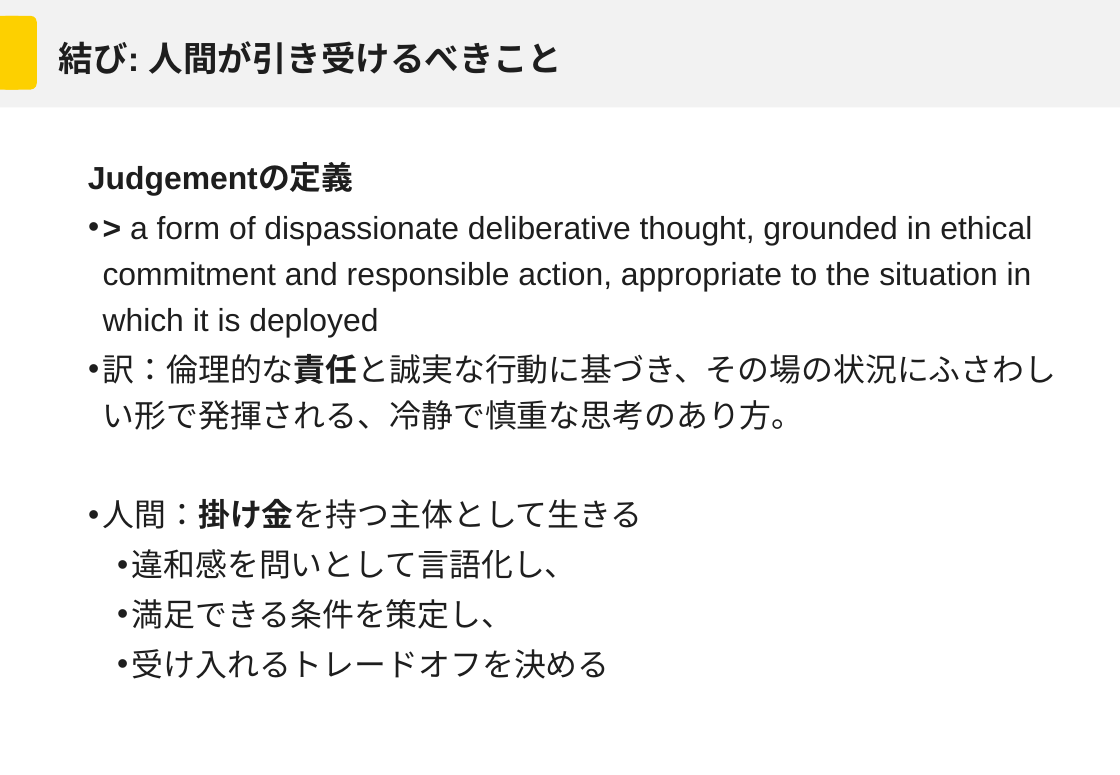
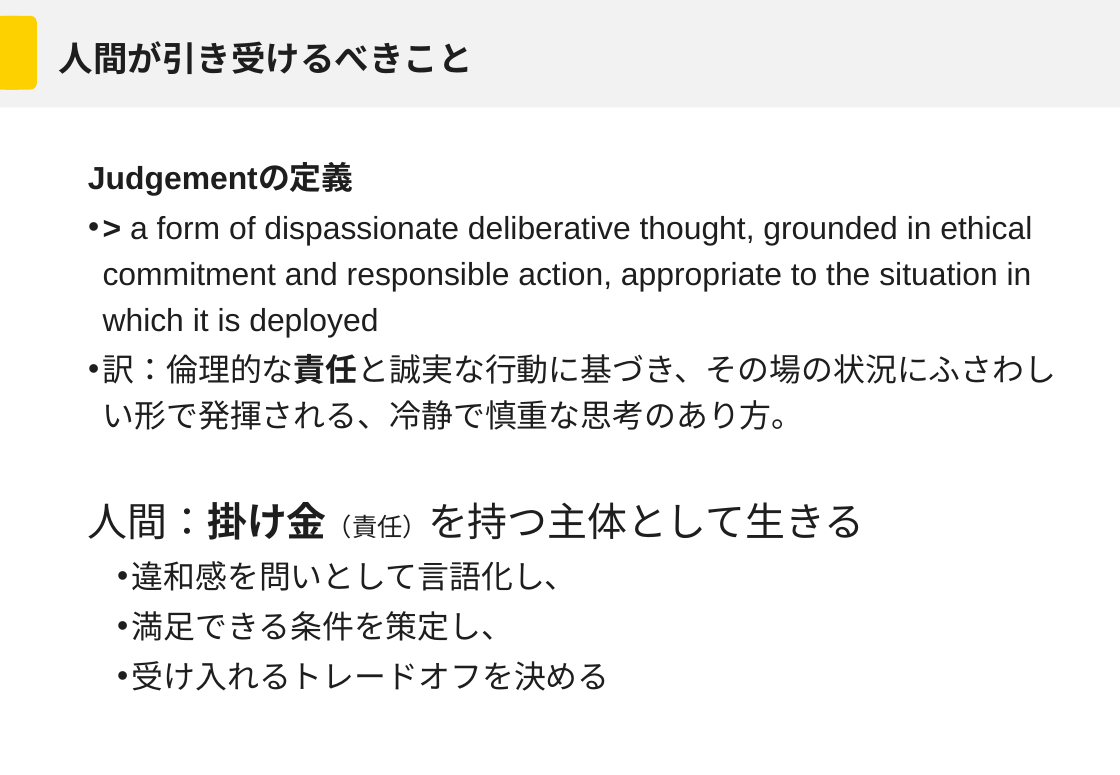
Before and after one commit to Mori-Taiki/Presentation, a slide deck: slide 36 of TechMeeting202604/techmeeting20260406.pptx (slide 34 before the commit). Drawn at 1120x775 pixels with LibreOffice and Linux fonts; fonts in the diff are those of the drawing; background and template pictures are left out. Boxes give left, top, right and bottom in pixels: in the first picture for what was removed or moved away, otherwise in the second. Text is boxed around its words. In the diff, an @@ line names an element or a change of style, - is before the commit and + after.

```diff
--- a/TechMeeting202604/techmeeting20260406.pptx
+++ b/TechMeeting202604/techmeeting20260406.pptx
@@ title at box(59, 41, 473, 74): text changed @@
-結び: 人間が引き受けるべきこと
+人間が引き受けるべきこと
@@ text at box(88, 502, 864, 540): text changed; size 22.2 to 27.8 pt @@
-  • 人間：掛け金を持つ主体として生きる
+  人間：掛け金（責任）を持つ主体として生きる
```
Also in this commit, not shown: 3 other slides changed, 1 slide added, 1 slide removed.
